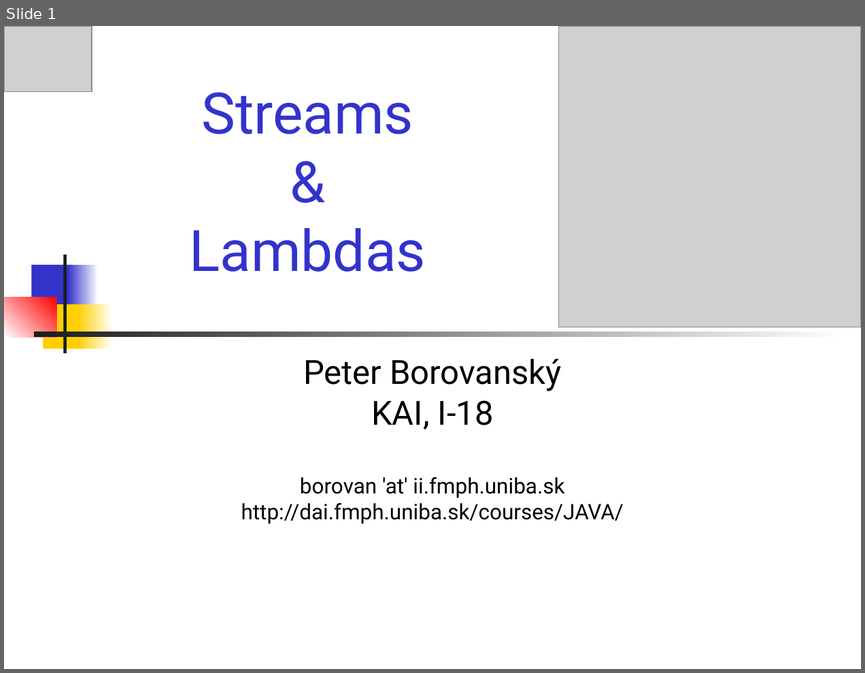
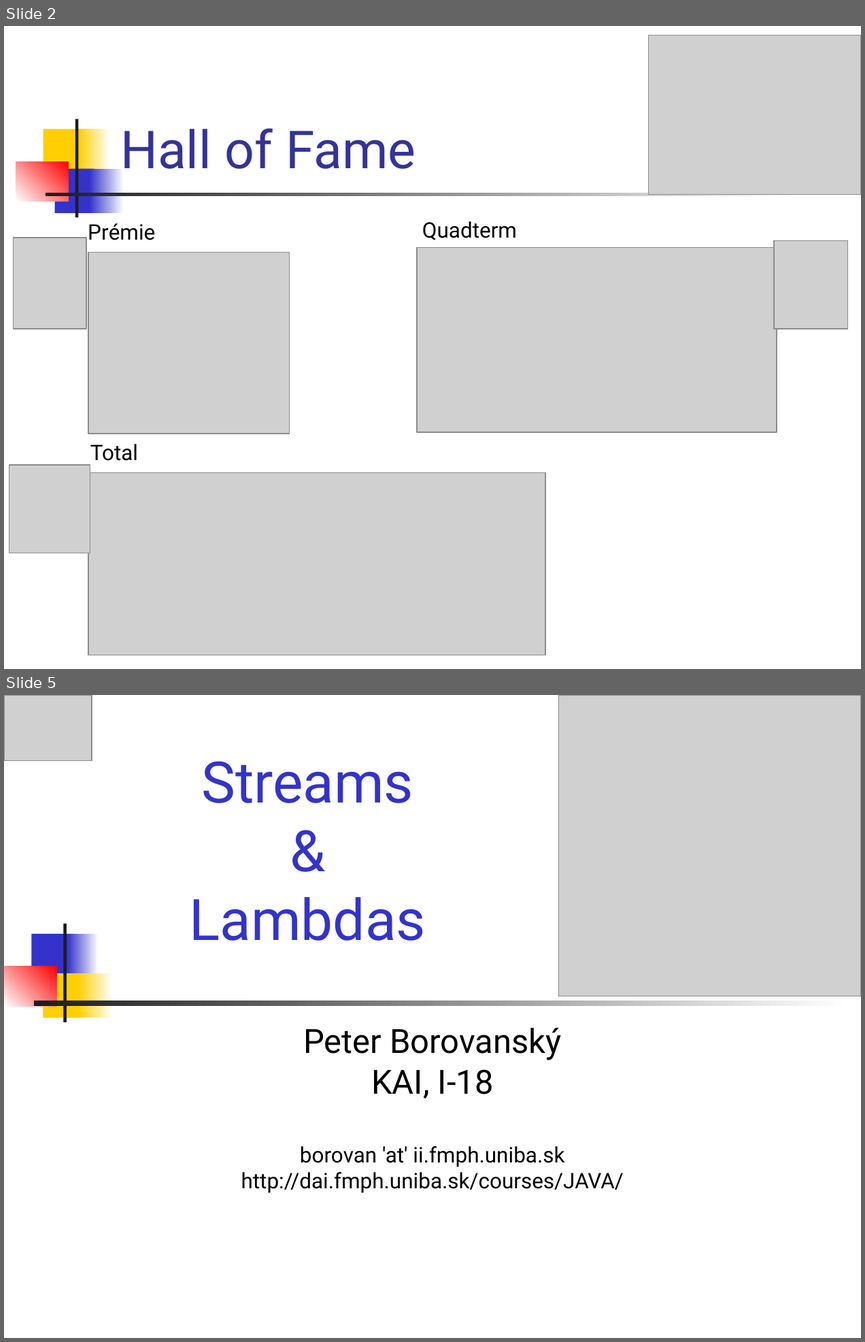
Before and after one commit to Programovanie4/Prednasky, a slide deck: 07/07_java.ppt. Shown one above the other, each under a label of ours: slide 1 before the commit, slides 2 and 5 after it; the slides between them are not shown. The pictures are 865x673 and 865x1342 pixels, drawn with LibreOffice and Linux fonts; fonts in the diff are those of the drawing; grey boxes stand for pictures. Boxes give left, top, right and bottom in pixels: in the first picture for what was removed or moved away, otherwise in the second. Text is boxed around its words. In the diff, an @@ line names an element or a change of style, - is before the commit and + after.

```diff
--- a/07/07_java.ppt
+++ b/07/07_java.ppt
@@ slide 2 added at box(4, 26, 861, 669), background #FFFFFF @@
@@ picture added at box(649, 35, 861, 194) @@
@@ rectangle added at box(75, 118, 77, 217), fill #1C1C1C @@
@@ rectangle added at box(43, 129, 84, 174), fill #FFCF01 @@
@@ rectangle added at box(79, 129, 110, 174), fill gradient #FFCF01 to #FFFFFF @@
@@ title added at box(120, 128, 415, 169), 44 pt, text #333399 @@
+Hall of Fame
@@ rectangle added at box(16, 161, 68, 201), fill gradient #FFFFFF to #FF0000 @@
@@ rectangle added at box(54, 168, 94, 213), fill #3333CC @@
@@ rectangle added at box(90, 168, 124, 213), fill gradient #3333CC to #FFFFFF @@
@@ rectangle added at box(45, 193, 816, 195), fill gradient #1C1C1C to #FFFFFF @@
@@ text added at box(88, 223, 155, 240), 18 pt, text #000000 @@
+Prémie
@@ text added at box(422, 221, 517, 240), 18 pt, text #000000 @@
+Quadterm
@@ picture added at box(14, 237, 86, 329) @@
@@ picture added at box(417, 247, 777, 432) @@
@@ picture added at box(773, 241, 847, 329) @@
@@ picture added at box(88, 252, 288, 433) @@
@@ text added at box(90, 444, 138, 461), 18 pt, text #000000 @@
+Total
@@ picture added at box(9, 465, 90, 553) @@
@@ picture added at box(88, 472, 545, 655) @@
@@ what was slide 1 is now slide 5 @@
```
Also in this commit, not shown: 6 slides changed, 3 other slides added, 4 other files.
